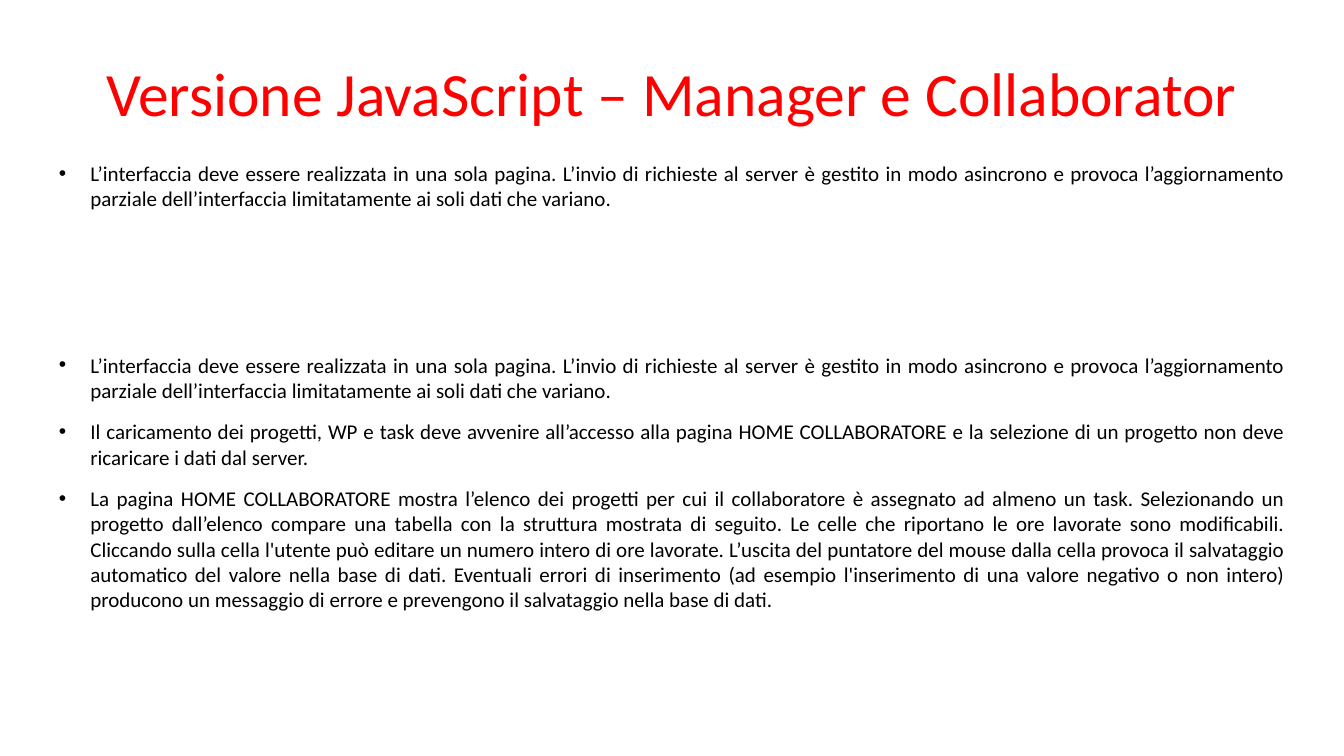
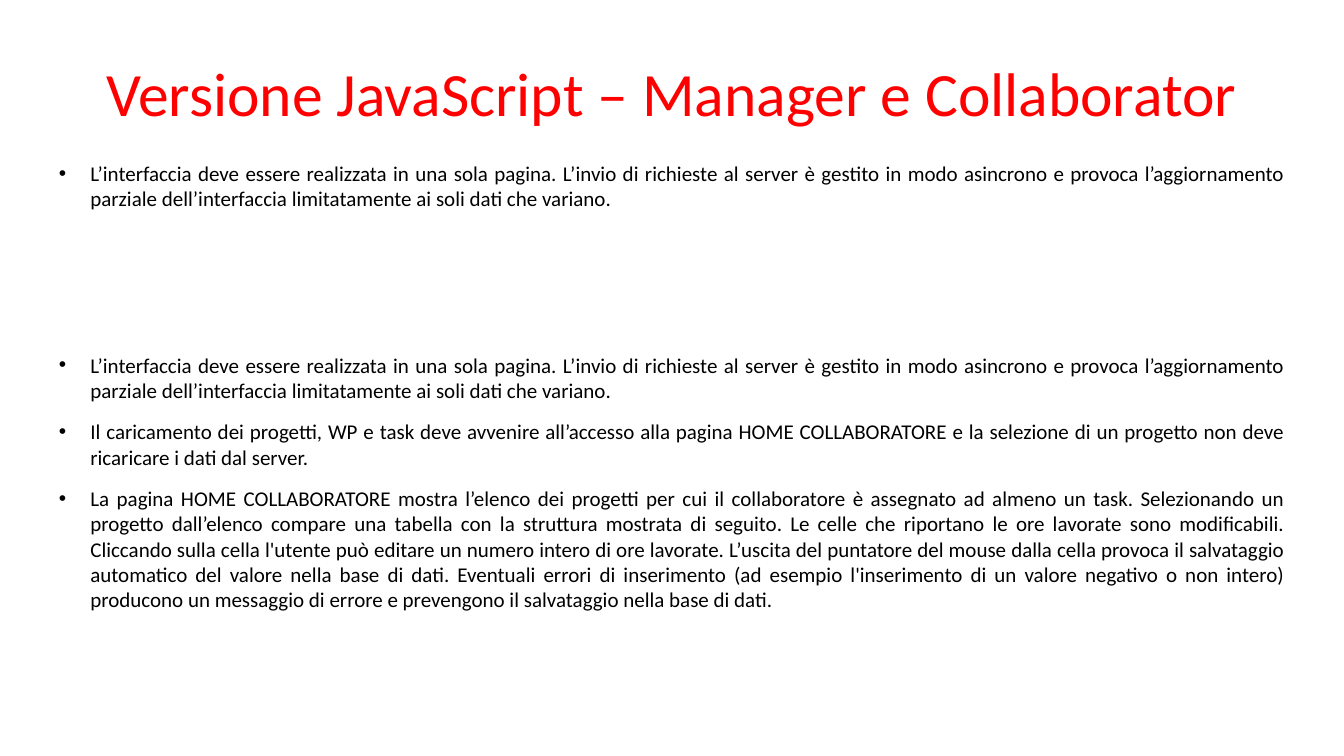
Before and after one commit to gilbertobrambilla/tiw-2026-html, a slide deck: slide 28 of docs/TIW_documentazione.pptx. Drawn at 1344x756 pixels with LibreOffice and Linux fonts; fonts in the diff are those of the drawing. Boxes give left, top, right and bottom in pixels: in the first picture for what was removed or moved away, otherwise in the second. Text is boxed around its words. In the diff, an @@ line names an element or a change of style, - is before the commit and + after.

```diff
--- a/docs/TIW_documentazione.pptx
+++ b/docs/TIW_documentazione.pptx
@@ text at (90, 491, 1284, 611): text changed @@
-• La pagina HOME COLLABORATORE mostra l’elenco dei progetti per cui il collaboratore è assegnato ad almeno un task. Selezionando un progetto dall’elenco compare una tabella con la struttura mostrata di seguito. Le celle che riportano le ore lavorate sono modificabili. Cliccando sulla cella l'utente può editare un numero intero di ore lavorate. L’uscita del puntatore del mouse dalla cella provoca il salvataggio automatico del valore nella base di dati. Eventuali errori di inserimento (ad esempio l'inserimento di una valore negativo o non intero) producono un messaggio di errore e prevengono il salvataggio nella base di dati.
+• La pagina HOME COLLABORATORE mostra l’elenco dei progetti per cui il collaboratore è assegnato ad almeno un task. Selezionando un progetto dall’elenco compare una tabella con la struttura mostrata di seguito. Le celle che riportano le ore lavorate sono modificabili. Cliccando sulla cella l'utente può editare un numero intero di ore lavorate. L’uscita del puntatore del mouse dalla cella provoca il salvataggio automatico del valore nella base di dati. Eventuali errori di inserimento (ad esempio l'inserimento di un valore negativo o non intero) producono un messaggio di errore e prevengono il salvataggio nella base di dati.
```
Also in this commit, not shown: 4 other slides changed, 9 slides added, 3 slides removed.
